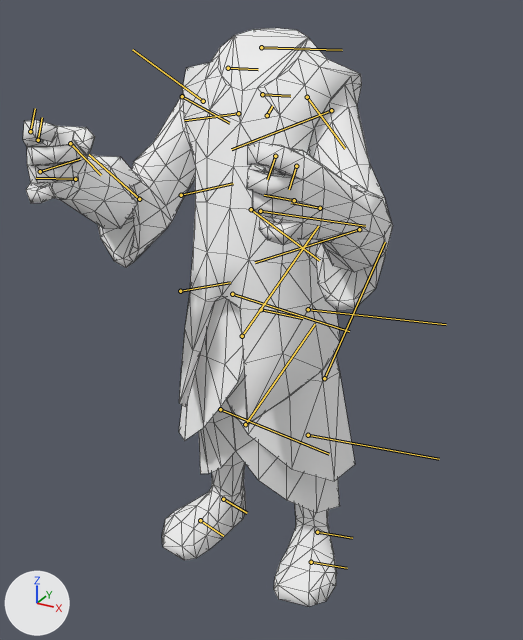
The glTF model assets/heroes/rubick/models/hero.glb: old version first, new version second.
One viewpoint serves both versions: a camera (50 mm lens) standing at (2.88, -5.57, 5.11) and looking at (0.45, -1.15, 2.89). The lights are fixed; the arrows at lower left show +X, +Y and +Z. The picture after the commit comes second. The bones that change, and the others that lie on the model, are drawn over the model as lines. Mesh edges are drawn as thin lines.

Objects in the first picture: 'rubick.001'.
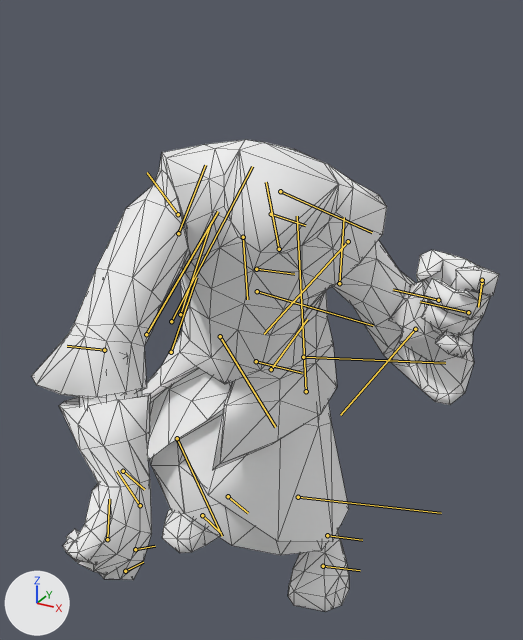
The newer file adds an action. The first version stands in its rest pose; the second is drawn at frame 24 of the action 'rubick_steal_nsfear_anim'.

What changed in the scene script:
```text
Change bone_root_0:
    where bone_root_0 = bpy.data.objects['rubick'].pose.bones['Root_0']
    bone_root_0.location: (0.0, 0.0, 0.0) -> (0.28, 0.11, -0.37)
    bone_root_0.rotation_quaternion: (1.0, 0.0, 0.0, 0.0) -> (-0.969, 0.091, -0.202, -0.105)  # degrees (0, 0, 0) -> degrees (-8, 24, 11)
Change bone_spine_0:
    where bone_spine_0 = bpy.data.objects['rubick'].pose.bones['Spine_0']  # child of 'Root_0'
    bone_spine_0.rotation_quaternion: (1.0, 0.0, 0.0, 0.0) -> (-0.995, -0.015, -0.079, -0.067)  # degrees (0, 0, 0) -> degrees (2, 9, 8)
Change bone_spine_3:
    where bone_spine_3 = bpy.data.objects['rubick'].pose.bones['Spine_3']  # child of 'Spine_0'
    bone_spine_3.rotation_quaternion: (1.0, 0.0, 0.0, 0.0) -> (0.994, 0.015, 0.086, 0.067)  # degrees (0, 0, 0) -> degrees (2, 10, 8)
Change bone_clavicle_l:
    where bone_clavicle_l = bpy.data.objects['rubick'].pose.bones['clavicle_L']  # child of 'Spine_3'
    bone_clavicle_l.rotation_quaternion: (1.0, 0.0, 0.0, 0.0) -> (0.999, 0.01, 0.037, 0.024)  # degrees (0, 0, 0) -> degrees (1, 4, 3)
Change bone_bicep_l:
    where bone_bicep_l = bpy.data.objects['rubick'].pose.bones['bicep_L']  # child of 'clavicle_L'
    bone_bicep_l.rotation_quaternion: (1.0, 0.0, 0.0, 0.0) -> (0.909, -0.33, 0.115, -0.226)  # degrees (0, 0, 0) -> degrees (-41, 3, -29)
Change bone_elbow_l:
    where bone_elbow_l = bpy.data.objects['rubick'].pose.bones['elbow_L']  # child of 'bicep_L'
    bone_elbow_l.rotation_quaternion: (1.0, 0.0, 0.0, 0.0) -> (0.932, 0.0, 0.362, 0.0)  # degrees (0, 0, 0) -> degrees (0, 42, 0)
Change bone_wrist_l:
    where bone_wrist_l = bpy.data.objects['rubick'].pose.bones['wrist_L']  # child of 'elbow_L'
    bone_wrist_l.rotation_quaternion: (1.0, 0.0, 0.0, 0.0) -> (0.93, -0.302, -0.095, -0.188)  # degrees (0, 0, 0) -> degrees (-33, -17, -18)
Change bone_clavicle_r:
    where bone_clavicle_r = bpy.data.objects['rubick'].pose.bones['clavicle_R']  # child of 'Spine_3'
    bone_clavicle_r.rotation_quaternion: (1.0, 0.0, 0.0, 0.0) -> (-0.925, 0.199, 0.122, 0.301)  # degrees (0, 0, 0) -> degrees (-18, -20, -33)
Change bone_bicep_r:
    where bone_bicep_r = bpy.data.objects['rubick'].pose.bones['bicep_R']  # child of 'clavicle_R'
    bone_bicep_r.rotation_quaternion: (1.0, 0.0, 0.0, 0.0) -> (0.942, 0.306, 0.107, -0.089)  # degrees (0, 0, 0) -> degrees (35, 15, -6)
Change bone_elbow_r:
    where bone_elbow_r = bpy.data.objects['rubick'].pose.bones['elbow_R']  # child of 'bicep_R'
    bone_elbow_r.rotation_quaternion: (1.0, 0.0, 0.0, 0.0) -> (0.909, 0.0, -0.417, 0.0)  # degrees (0, 0, 0) -> degrees (0, -49, 0)
Change bone_wrist_r:
    where bone_wrist_r = bpy.data.objects['rubick'].pose.bones['wrist_R']  # child of 'elbow_R'
    bone_wrist_r.rotation_quaternion: (1.0, 0.0, 0.0, 0.0) -> (0.774, 0.504, -0.329, -0.196)  # degrees (0, 0, 0) -> degrees (73, -18, -42)
Change bone_thumb_0_r:
    where bone_thumb_0_r = bpy.data.objects['rubick'].pose.bones['thumb_0_R']  # child of 'wrist_R'
    bone_thumb_0_r.rotation_quaternion: (1.0, 0.0, 0.0, 0.0) -> (-0.966, 0.154, 0.08, -0.194)  # degrees (0, 0, 0) -> degrees (-19, -5, 24)
Change bone_ring_0_r:
    where bone_ring_0_r = bpy.data.objects['rubick'].pose.bones['ring_0_R']  # child of 'wrist_R'
    bone_ring_0_r.rotation_quaternion: (1.0, 0.0, 0.0, 0.0) -> (0.992, 0.082, 0.075, 0.065)  # degrees (0, 0, 0) -> degrees (10, 8, 8)
Change bone_index_0_r:
    where bone_index_0_r = bpy.data.objects['rubick'].pose.bones['index_0_R']  # child of 'wrist_R'
    bone_index_0_r.rotation_quaternion: (1.0, 0.0, 0.0, 0.0) -> (0.993, 0.081, 0.078, 0.045)  # degrees (0, 0, 0) -> degrees (10, 9, 6)
Change bone_index_1_r:
    where bone_index_1_r = bpy.data.objects['rubick'].pose.bones['index_1_R']  # child of 'index_0_R'
    bone_index_1_r.rotation_quaternion: (1.0, 0.0, 0.0, 0.0) -> (0.994, 0.101, 0.032, 0.014)  # degrees (0, 0, 0) -> degrees (12, 4, 2)
Change bone_thigh_l:
    where bone_thigh_l = bpy.data.objects['rubick'].pose.bones['thigh_L']  # child of 'Root_0'
    bone_thigh_l.rotation_quaternion: (1.0, 0.0, 0.0, 0.0) -> (0.919, 0.056, -0.383, 0.077)  # degrees (0, 0, 0) -> degrees (4, -45, 8)
Change bone_knee_l:
    where bone_knee_l = bpy.data.objects['rubick'].pose.bones['knee_L']  # child of 'thigh_L'
    bone_knee_l.rotation_quaternion: (1.0, 0.0, 0.0, 0.0) -> (0.904, 0.0, 0.427, 0.0)  # degrees (0, 0, 0) -> degrees (0, 51, 0)
Change bone_ankle_l:
    where bone_ankle_l = bpy.data.objects['rubick'].pose.bones['ankle_L']  # child of 'knee_L'
    bone_ankle_l.rotation_quaternion: (1.0, 0.0, 0.0, 0.0) -> (0.964, -0.052, -0.254, -0.059)  # degrees (0, 0, 0) -> degrees (-5, -30, -6)
Change bone_thigh_r:
    where bone_thigh_r = bpy.data.objects['rubick'].pose.bones['thigh_R']  # child of 'Root_0'
    bone_thigh_r.rotation_quaternion: (1.0, 0.0, 0.0, 0.0) -> (-0.891, 0.41, 0.196, 0.004)  # degrees (0, 0, 0) -> degrees (-51, -21, 9)
Change bone_knee_r:
    where bone_knee_r = bpy.data.objects['rubick'].pose.bones['knee_R']  # child of 'thigh_R'
    bone_knee_r.rotation_quaternion: (1.0, 0.0, 0.0, 0.0) -> (0.952, 0.0, 0.306, 0.0)  # degrees (0, 0, 0) -> degrees (0, 36, 0)
Change bone_ankle_r:
    where bone_ankle_r = bpy.data.objects['rubick'].pose.bones['ankle_R']  # child of 'knee_R'
    bone_ankle_r.rotation_quaternion: (1.0, 0.0, 0.0, 0.0) -> (0.946, -0.007, -0.204, -0.251)  # degrees (0, 0, 0) -> degrees (6, -23, -31)
```

Changed parts and their boxes [x1, y1, x2, y2] in the pictures (523 x 640 px):
'rubick.001', posed (26% wider, 18% shorter)
    before: [23, 28, 393, 607]
    after: [32, 140, 499, 612]
bone 'Root_0', root to tip
    before: (261, 309) to (303, 318)
    after: (256, 361) to (302, 373)
bone 'Spine_0', root to tip
    before: (260, 211) to (365, 226)
    after: (257, 291) to (373, 325)
bone 'Spine_3', root to tip
    before: (262, 94) to (290, 96)
    after: (271, 214) to (305, 225)
bone 'clavicle_L', root to tip
    before: (267, 115) to (272, 106)
    after: (279, 249) to (266, 182)
bone 'bicep_L', root to tip
    before: (331, 110) to (231, 149)
    after: (348, 241) to (264, 334)
bone 'elbow_L', root to tip
    before: (359, 229) to (255, 262)
    after: (415, 329) to (340, 415)
bone 'wrist_L', root to tip
    before: (320, 208) to (291, 202)
    after: (438, 300) to (393, 289)
bone 'clavicle_R', root to tip
    before: (238, 113) to (184, 120)
    after: (243, 237) to (247, 299)
bone 'bicep_R', root to tip
    before: (203, 101) to (132, 49)
    after: (178, 214) to (147, 172)
bone 'elbow_R', root to tip
    before: (139, 199) to (89, 154)
    after: (104, 350) to (67, 346)
bone 'wrist_R', root to tip
    before: (75, 179) to (36, 178)
    after: (123, 471) to (144, 489)
bone 'thumb_0_R', root to tip
    before: (70, 143) to (101, 175)
    after: (140, 505) to (117, 471)
bone 'ring_0_R', root to tip
    before: (40, 171) to (80, 159)
    after: (107, 539) to (109, 499)
bone 'index_0_R', root to tip
    before: (38, 140) to (42, 117)
    after: (135, 549) to (155, 546)
bone 'index_1_R', root to tip
    before: (30, 131) to (35, 108)
    after: (125, 571) to (143, 562)
bone 'thigh_L', root to tip
    before: (308, 309) to (446, 324)
    after: (303, 357) to (445, 363)
bone 'knee_L', root to tip
    before: (308, 435) to (439, 459)
    after: (298, 497) to (441, 513)
bone 'ankle_L', root to tip
    before: (317, 532) to (352, 538)
    after: (327, 535) to (362, 540)
bone 'thigh_R', root to tip
    before: (232, 294) to (349, 331)
    after: (220, 336) to (275, 427)
bone 'knee_R', root to tip
    before: (220, 409) to (329, 454)
    after: (177, 438) to (222, 536)
bone 'ankle_R', root to tip
    before: (223, 499) to (247, 513)
    after: (228, 496) to (248, 513)
